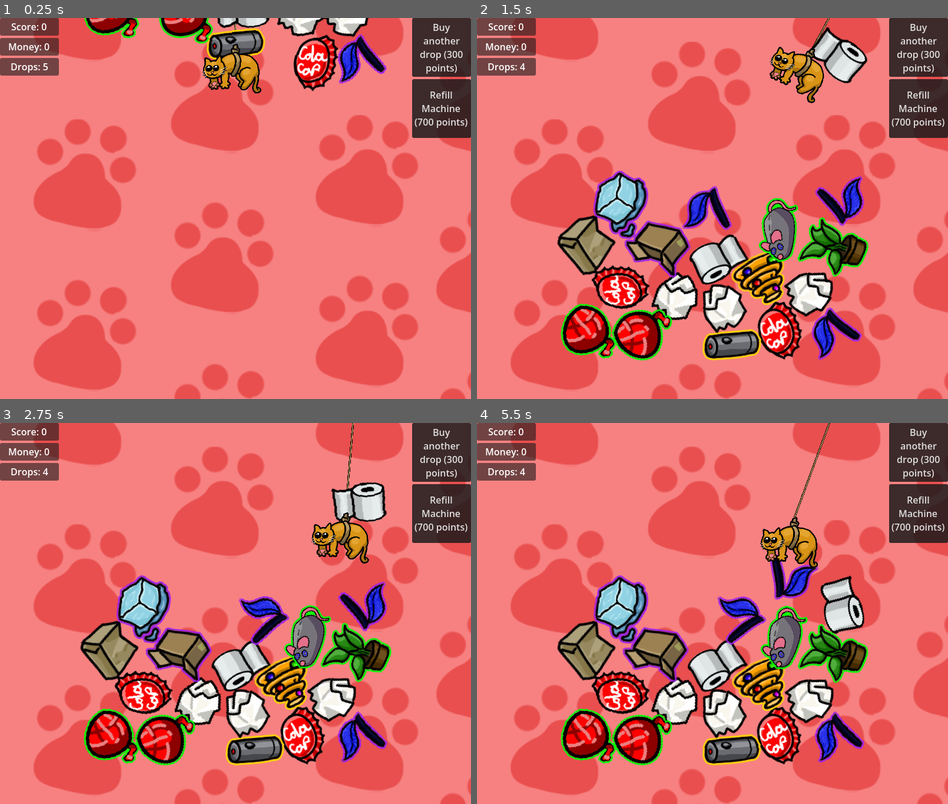
Above: before the commit, frames 1-4 (two rows, left to right).
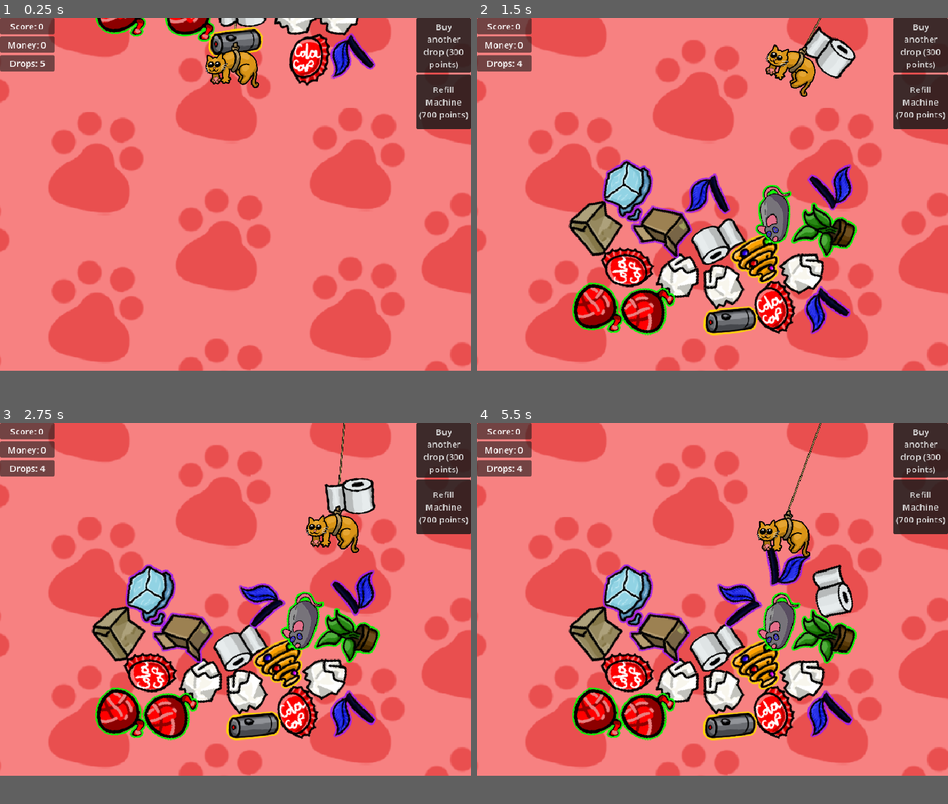
Above: after the commit, the same moments.

Repository: lostintransit0/Paw-Machine
Game: Godot game, scene res://Scenes/Main.tscn
The game is run twice, just before and just after one commit, with the same random seed, the same clock (stepped at 60 frames per second) and the same inputs.
Inputs:
- Up to frame 1 (0.25 s): no input
- Up to frame 2 (1.5 s): hold D (right) 0.53-1.28 s; hold Space (ClawDown) from 1.28 s (still down)
- Up to frame 3 (2.75 s): release Space (ClawDown) at 2.03 s; hold D (right) from 2.03 s (still down)
- Up to frame 4 (5.5 s): release D (right) at 3.53 s; hold Left (left) 3.53-5.03 s; hold Space (ClawDown) from 5.03 s (still down)
In our replay, the window is 800x648 before the commit and 800x600 after it. These sizes can differ from the game's own. Grey fills any space a smaller window leaves; there, only what the larger window draws over its background counts as a difference.

The runs differ from the first frame. In frame 1, 28% of the frame differs, in the area x 0-100%, y 0-100%; in frame 2, 42%; in frame 3, 42%; in frame 4, 42%.

Commit message:
resize window
is 864x648 so its 4x3 without changing the overall size much.

Diff:
--- a/project.godot
+++ b/project.godot
@@ -17,7 +17,7 @@
 
 [display]
 
-window/size/viewport_width=800
+window/size/viewport_width=864
 window/stretch/mode="canvas_items"
 
 [input]
